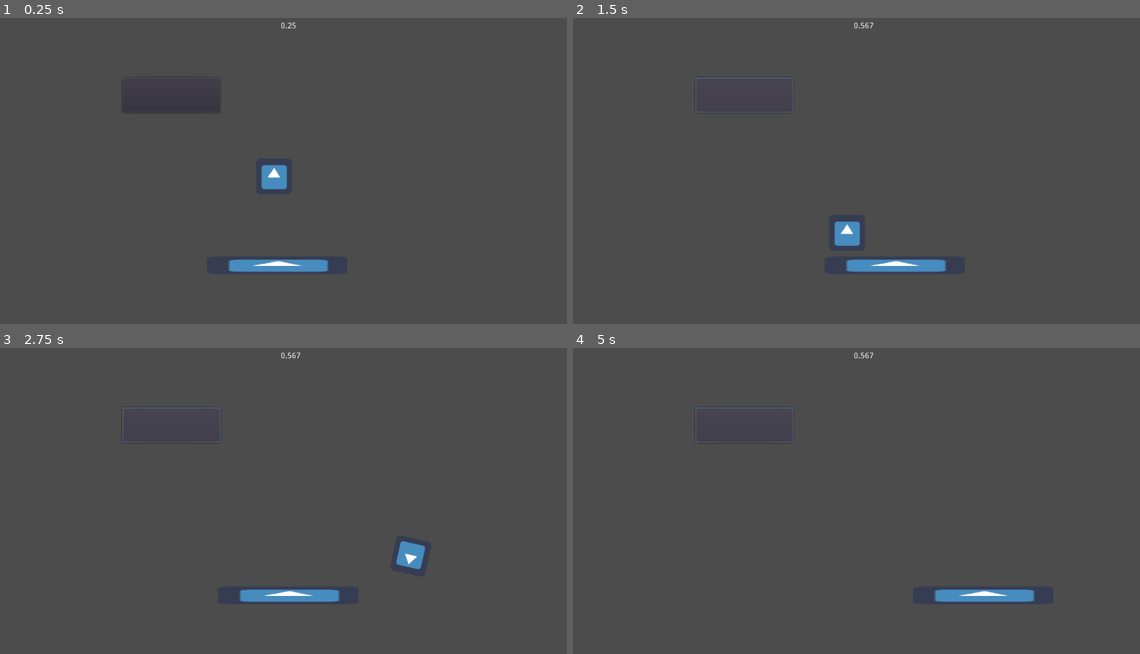
Above: before the commit, frames 1-4 (two rows, left to right).
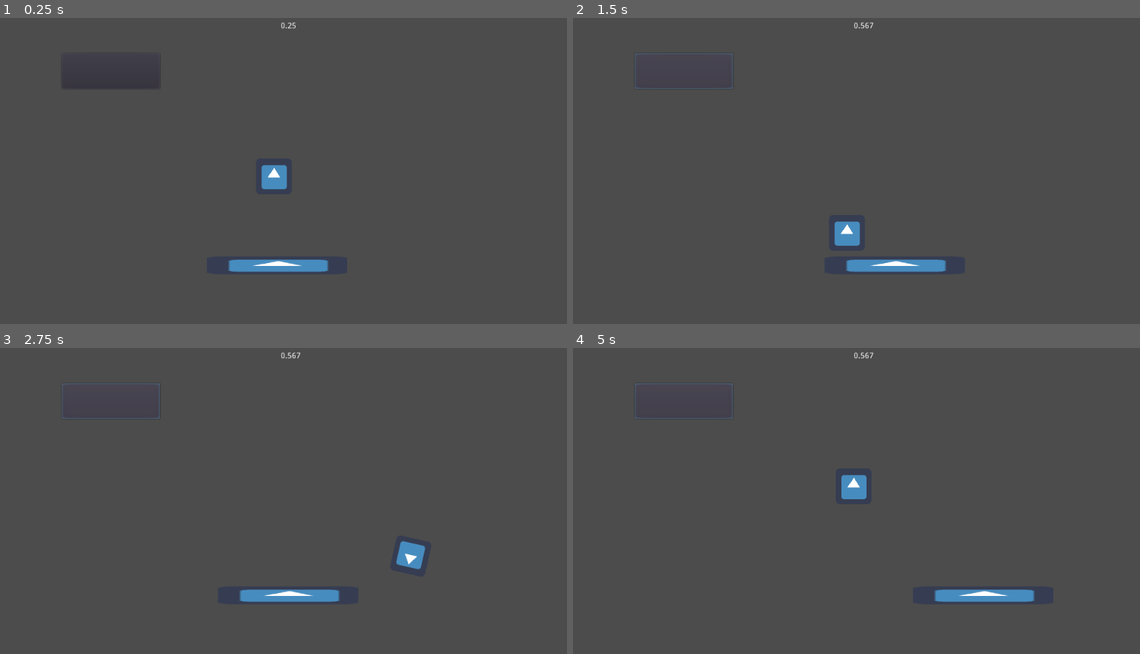
Above: after the commit, the same moments.

Repository: FyshStyx/SpillTheBeans
Game: Godot game, scene res://MainScene.tscn
Same seed, same stepped clock (60 frames per second), same inputs: the game is played once before the commit and once after it. The project has no main scene, so this scene is started directly. The engine's default icon, where the game draws it, is replaced by a stand-in: a white triangle on a blue panel in a dark square.
Inputs (mouse positions are in pixels of both pictures, inside the frame that each line leads up to; where the layout moved, square brackets give the same spot in the first picture):
- Up to frame 1 (0.25 s): no input
- Up to frame 2 (1.5 s): click (686, 70) [743, 94] at 0.5 s; hold D (movement_right) from 1.28 s (still down)
- Up to frame 3 (2.75 s): release D (movement_right) at 2.03 s; hold A (movement_left) from 2.03 s (still down)
- Up to frame 4 (5 s): release A (movement_left) at 2.78 s; hold D (movement_right) 2.78-4.28 s; hold A (movement_left) from 4.28 s (still down)

The runs differ from the first frame. In frame 1, less than 0.1% of the frame differs, in the area x 21-29%, y 19-20%; in frame 2, 0.2%; in frame 3, 0.2%; in frame 4, 0.6%, in the area x 10-52%, y 11-50%.

Commit message:
added sample can spawning

Diff:
--- /dev/null
+++ b/beans/MainScene.gd
@@ -0,0 +1,21 @@
+extends Control
+
+
+const can = preload("res://BeanCan.tscn")
+var screen_size
+
+
+# Called when the node enters the scene tree for the first time.
+func _ready():
+	screen_size = get_viewport_rect().size
+
+
+# Called every frame. 'delta' is the elapsed time since the previous frame.
+#func _process(delta):
+#	pass
+
+func _on_Timer_timeout():
+	var newcan = can.instance()
+	var position = Vector2(screen_size.x/2, screen_size.y/2)
+	newcan.translate(position)
+	self.add_child(newcan)
--- a/beans/MainScene.tscn
+++ b/beans/MainScene.tscn
@@ -1,12 +1,14 @@
-[gd_scene load_steps=4 format=2]
+[gd_scene load_steps=5 format=2]
 
 [ext_resource path="res://Counter.gd" type="Script" id=1]
 [ext_resource path="res://BeanCan.tscn" type="PackedScene" id=2]
 [ext_resource path="res://HumanHand.tscn" type="PackedScene" id=3]
+[ext_resource path="res://MainScene.gd" type="Script" id=4]
 
 [node name="Control" type="Control"]
 anchor_right = 1.0
 anchor_bottom = 1.0
+script = ExtResource( 4 )
 
 [node name="Counter" type="RichTextLabel" parent="."]
 anchor_left = 0.5
@@ -18,10 +20,10 @@
 script = ExtResource( 1 )
 
 [node name="Button" type="Button" parent="."]
-margin_left = 229.0
-margin_top = 159.0
-margin_right = 404.0
-margin_bottom = 222.0
+margin_left = 121.0
+margin_top = 116.0
+margin_right = 296.0
+margin_bottom = 179.0
 
 [node name="Hand" parent="." instance=ExtResource( 3 )]
 position = Vector2( 506, 495 )
@@ -29,4 +31,9 @@
 [node name="Can" parent="." instance=ExtResource( 2 )]
 position = Vector2( 500, 333 )
 
+[node name="Timer" type="Timer" parent="."]
+wait_time = 5.0
+autostart = true
+
 [connection signal="pressed" from="Button" to="Counter" method="_on_Button_pressed"]
+[connection signal="timeout" from="Timer" to="." method="_on_Timer_timeout"]
